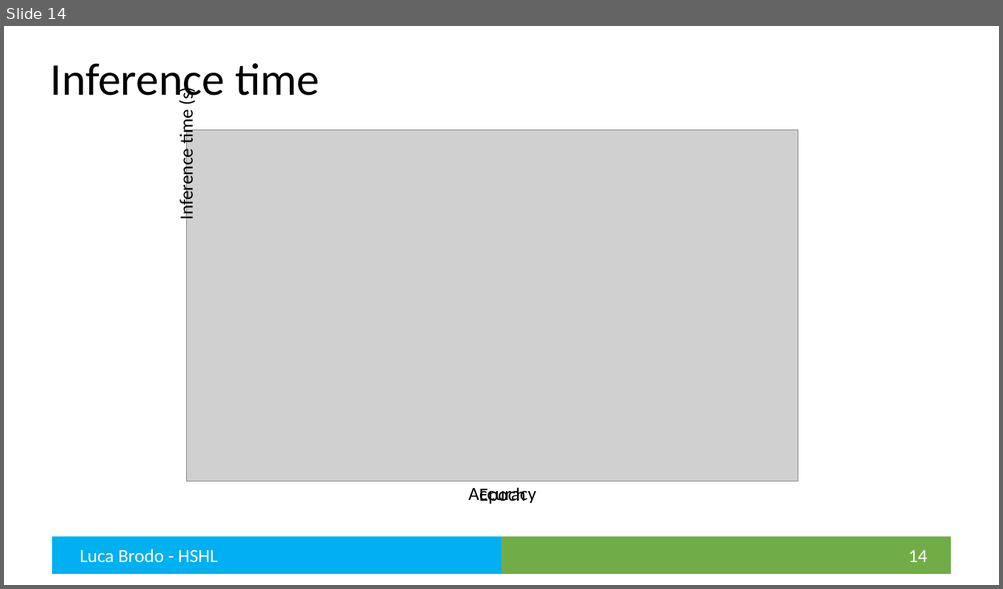
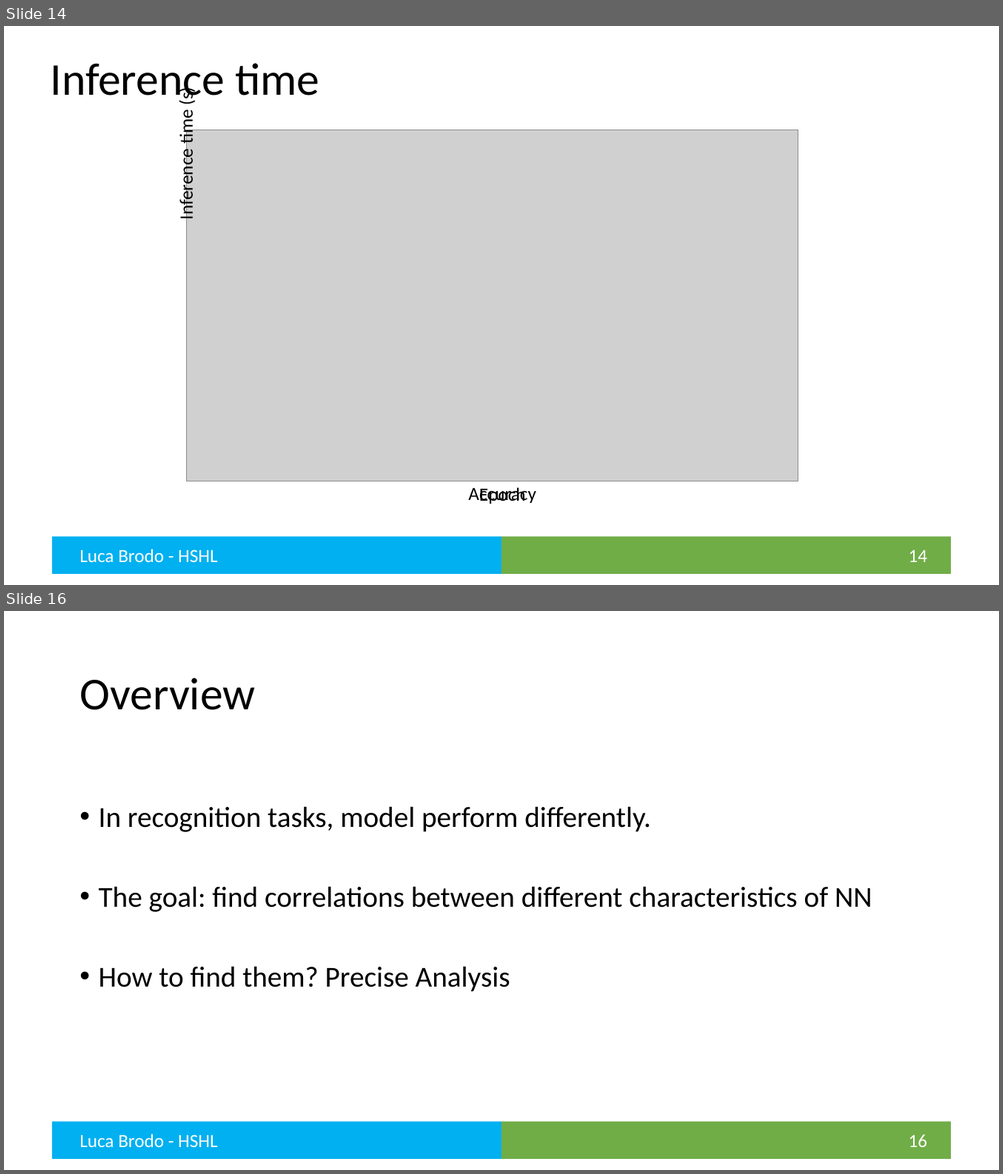
Before and after one commit to brodoluca/FinalThesisHSHL, a slide deck: Presentation/Final Presentation.pptx. Shown one above the other, each under a label of ours: slide 14 before the commit, slides 14 and 16 after it; the slides between them are not shown. The pictures are 1003x589 and 1003x1174 pixels, drawn with LibreOffice and Linux fonts; fonts in the diff are those of the drawing; grey boxes stand for pictures. Boxes give left, top, right and bottom in pixels: in the first picture for what was removed or moved away, otherwise in the second. Text is boxed around its words. In the diff, an @@ line names an element or a change of style, - is before the commit and + after.

```diff
--- a/Presentation/Final Presentation.pptx
+++ b/Presentation/Final Presentation.pptx
@@ slide 16 added at bbox=[4, 611, 999, 1170], background #FFFFFF; not listed: 2 template elements that a slide beside it also shows @@
@@ title added at bbox=[79, 678, 255, 710], 44 pt, text #000000 @@
+Overview
@@ text added at bbox=[99, 806, 872, 992], 28 pt, text #000000 @@
+• In recognition tasks, model perform differently.
+• The goal: find correlations between different characteristics of NN
+• How to find them? Precise Analysis
@@ text added at bbox=[79, 1134, 218, 1147], 18 pt, text #FFFFFF @@
+Luca Brodo - HSHL
@@ page number added at bbox=[908, 1135, 928, 1147], 18 pt, text #FFFFFF @@
+16
```
Also in this commit, not shown: 5 slides changed, 1 slide removed, 10 other files.
